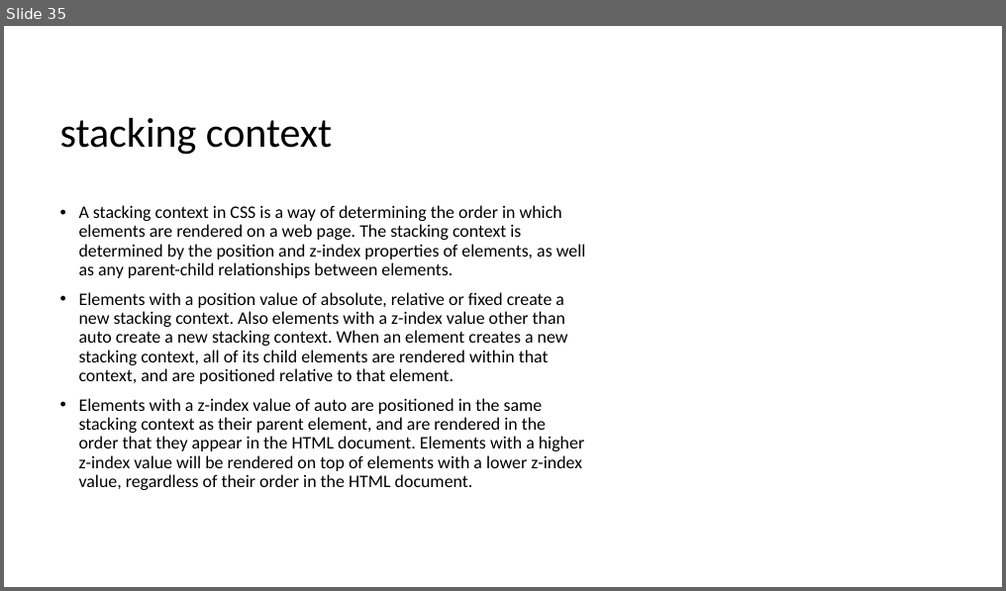
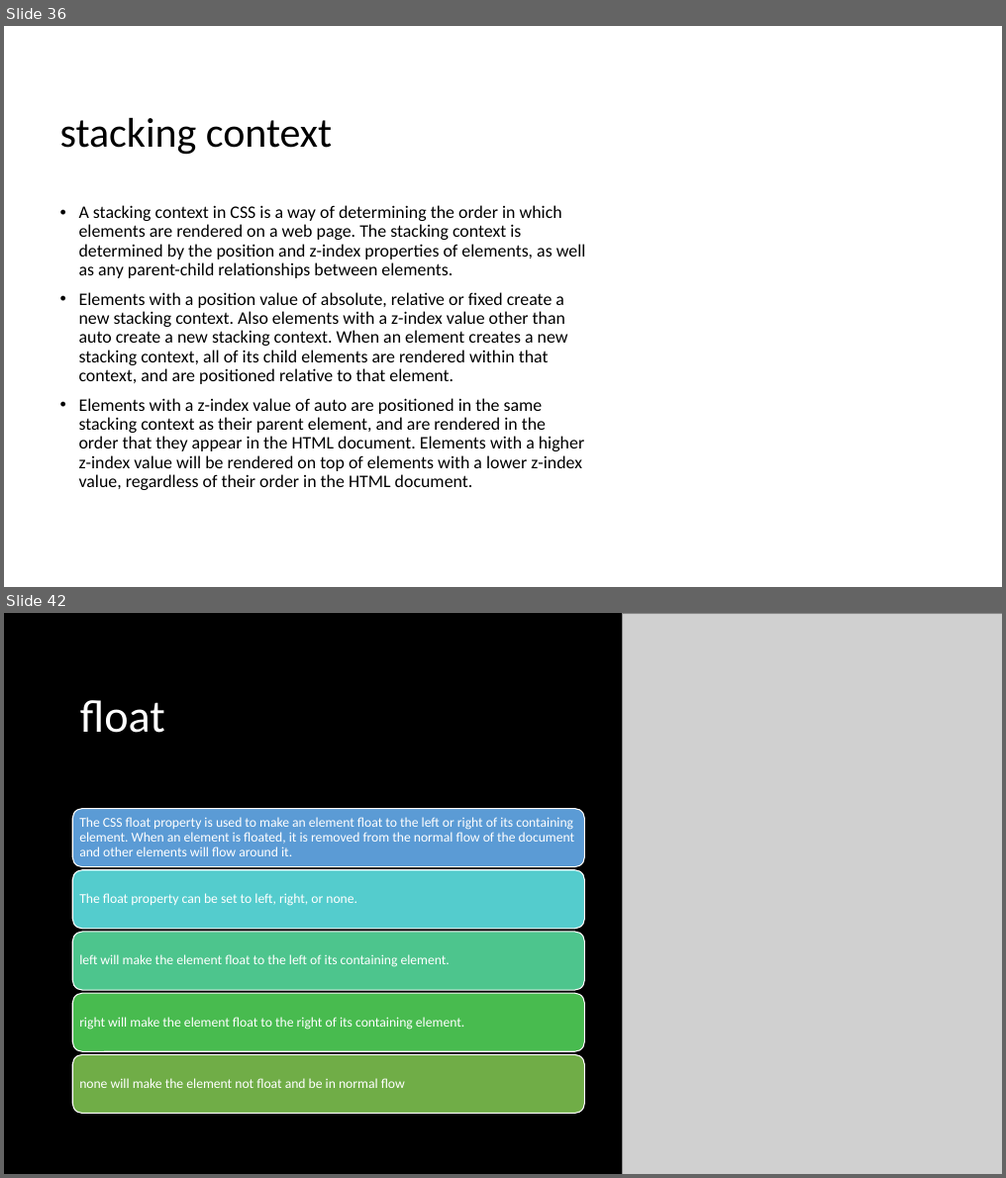
Before and after one commit to 1shaked/full-stack, a slide deck: 4ass/main4.pptx. Shown one above the other, each under a label of ours: slide 35 before the commit, slides 36 and 42 after it; the slides between them are not shown. The pictures are 1006x591 and 1006x1178 pixels, drawn with LibreOffice and Linux fonts; fonts in the diff are those of the drawing; grey boxes stand for pictures; background and template pictures are left out. Boxes give left, top, right and bottom in pixels: in the first picture for what was removed or moved away, otherwise in the second. Text is boxed around its words. In the diff, an @@ line names an element or a change of style, - is before the commit and + after.

```diff
--- a/4ass/main4.pptx
+++ b/4ass/main4.pptx
@@ slide 42 added at [4, 613, 1002, 1174], background #000000 @@
@@ picture added at [623, 613, 1002, 1174] @@
@@ title added at [80, 700, 165, 733], 44 pt, text #FFFFFF @@
+float
@@ group added at [73, 808, 585, 1113]: 5 rounded rectangles, 5 texts @@
+The CSS float property is used to make an element float to the left or right of its containing element. When an element is floated, it is removed from the normal flow of the document and other elements will flow around it.
+The float property can be set to left, right, or none.
+left will make the element float to the left of its containing element.
+right will make the element float to the right of its containing element.
+none will make the element not float and be in normal flow
@@ what was slide 35 is now slide 36 @@
```
Also in this commit, not shown: 2 slides changed, 6 other slides added, 20 other files.
